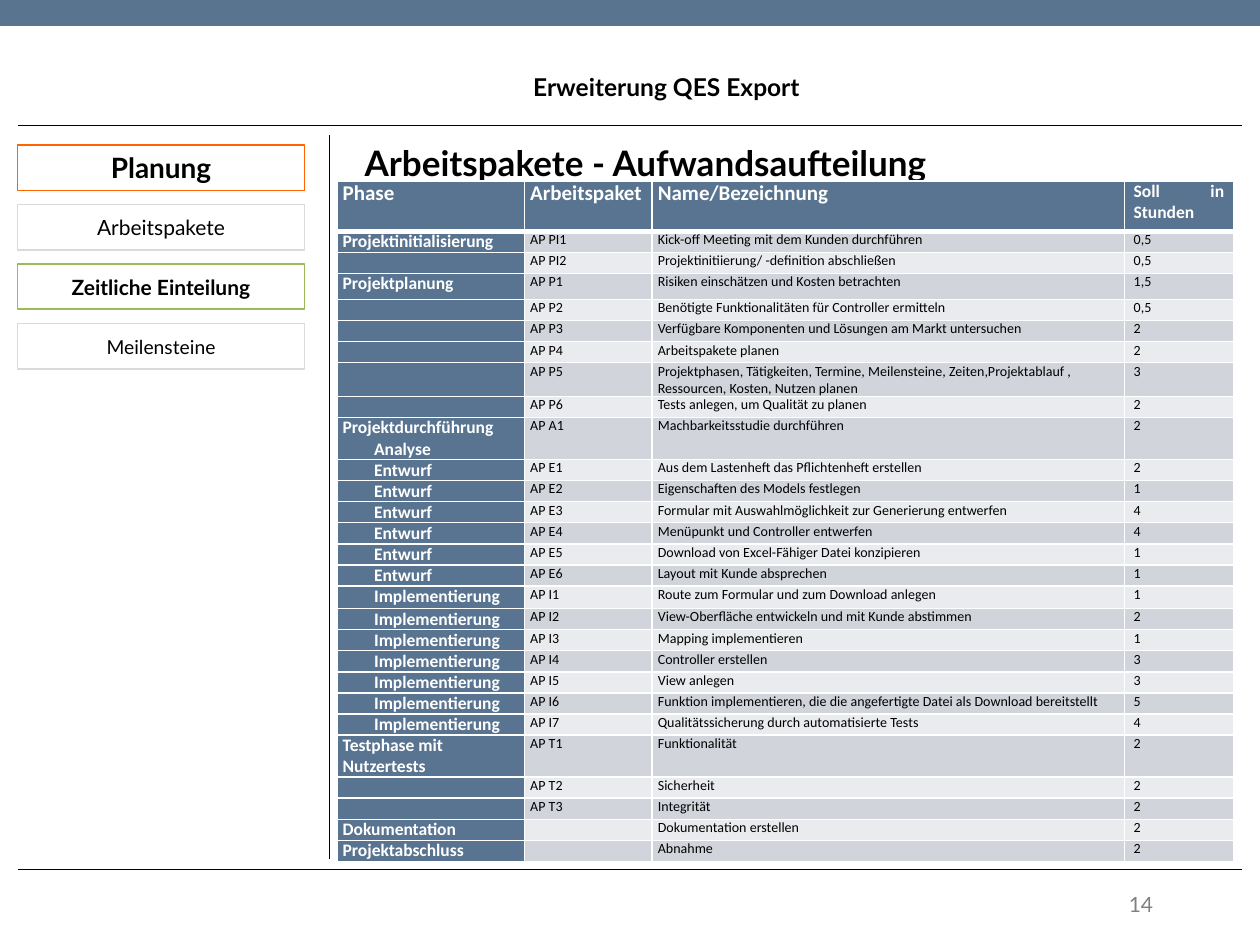
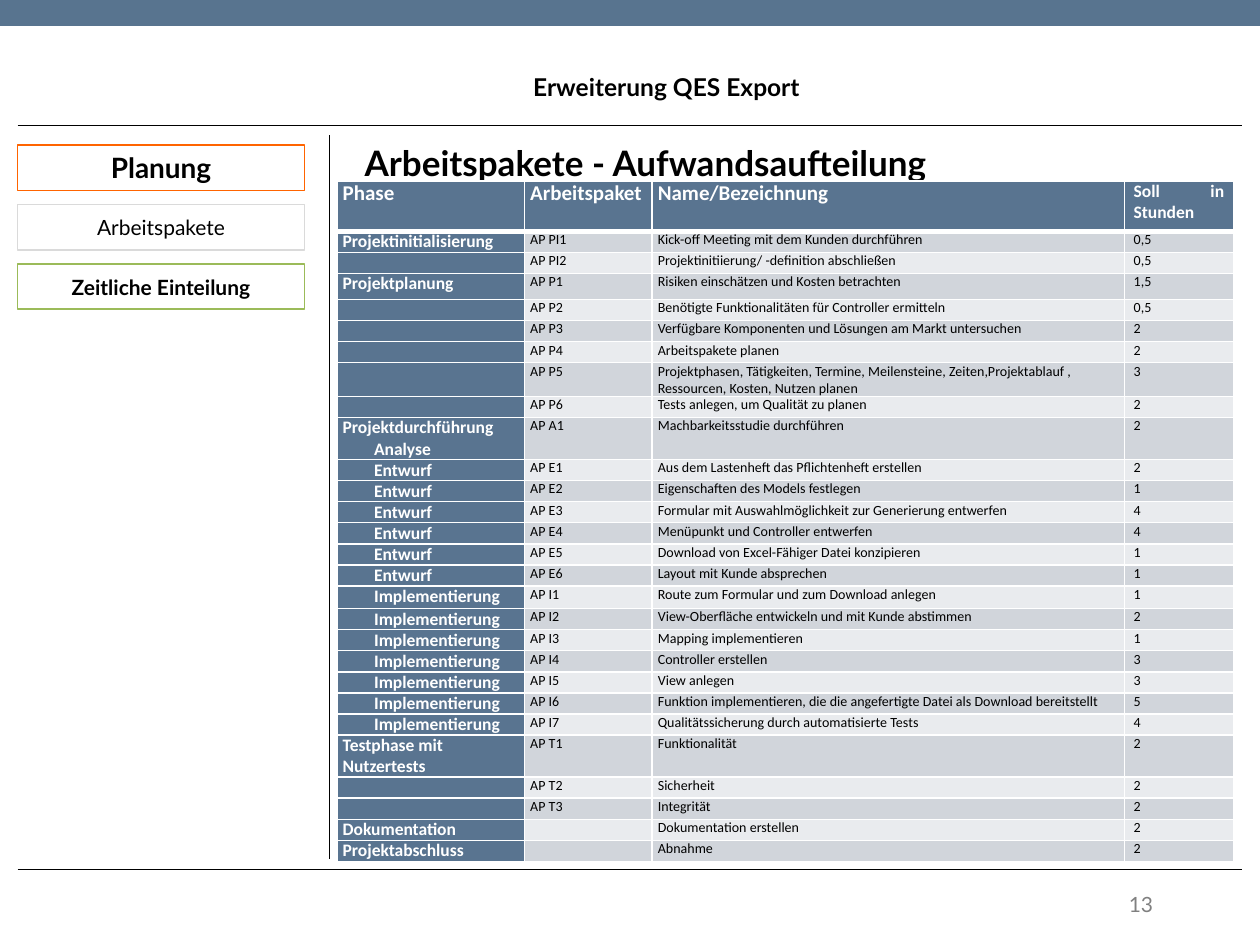
Before and after one commit to TwoHorus/dbExelExportLaravel, a slide deck: slide 13 of DOC/Fachgespraech.pptx (slide 14 before the commit). Drawn at 1260x945 pixels with LibreOffice and Linux fonts; fonts in the diff are those of the drawing; background and template pictures are left out. Boxes give left, top, right and bottom in pixels: in the first picture for what was removed or moved away, otherwise in the second. Text is boxed around its words. In the diff, an @@ line names an element or a change of style, - is before the commit and + after.

```diff
--- a/DOC/Fachgespraech.pptx
+++ b/DOC/Fachgespraech.pptx
@@ rectangle removed at box(18, 324, 305, 369) @@
-Meilensteine
@@ page number at box(1129, 897, 1153, 912): text changed @@
-14
+13
```
Also in this commit, not shown: 2 other slides changed, 1 slide removed.
